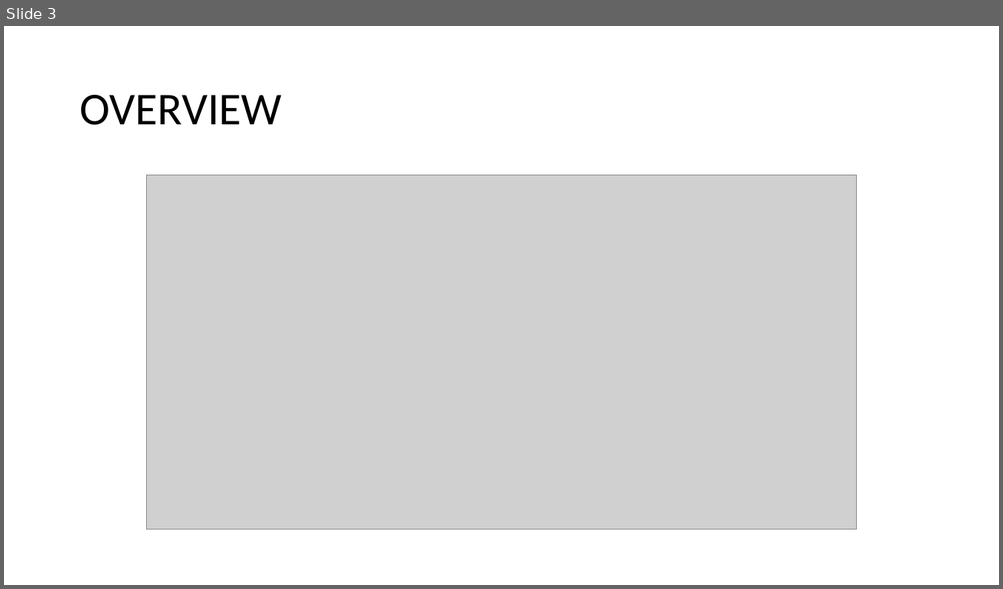
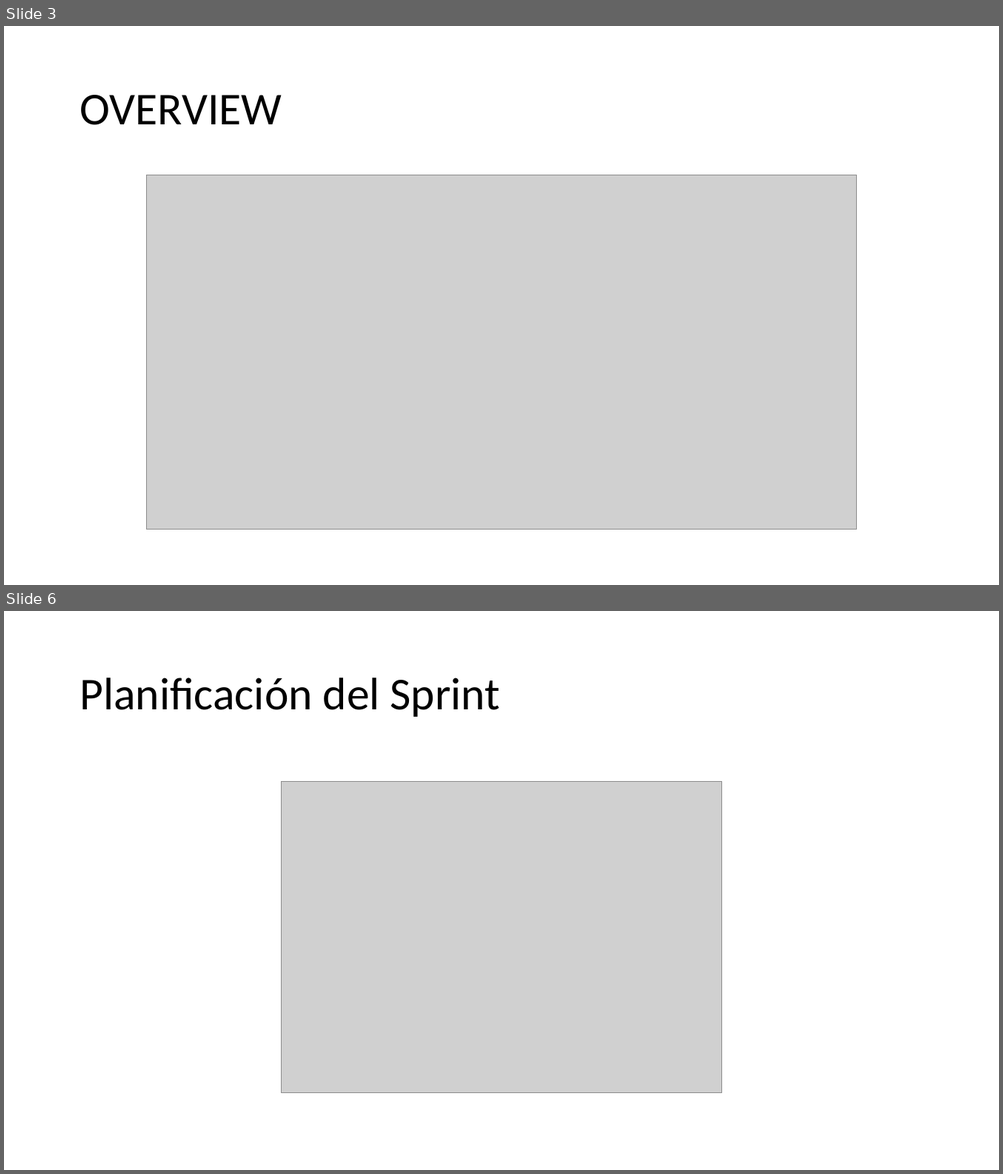
Before and after one commit to JavierMartinez127/Repositorio_Grupo2_ISW, a slide deck: Trabajos Conceptuales/TC_01/GRUPO2_TC_01_PECHA_CUCHA_FRAMEWORK_ESCALAR_SCRUM.pptx. Shown one above the other, each under a label of ours: slide 3 before the commit, slides 3 and 6 after it; the slides between them are not shown. The pictures are 1003x589 and 1003x1174 pixels, drawn with LibreOffice and Linux fonts; fonts in the diff are those of the drawing; grey boxes stand for pictures. Boxes give left, top, right and bottom in pixels: in the first picture for what was removed or moved away, otherwise in the second. Text is boxed around its words. In the diff, an @@ line names an element or a change of style, - is before the commit and + after.

```diff
--- a/Trabajos Conceptuales/TC_01/GRUPO2_TC_01_PECHA_CUCHA_FRAMEWORK_ESCALAR_SCRUM.pptx
+++ b/Trabajos Conceptuales/TC_01/GRUPO2_TC_01_PECHA_CUCHA_FRAMEWORK_ESCALAR_SCRUM.pptx
@@ slide 6 added at box(4, 611, 999, 1170), background #FFFFFF @@
@@ title added at box(79, 678, 501, 717), 44 pt, text #000000 @@
+Planificación del Sprint
@@ picture added at box(281, 782, 721, 1093) @@
```
Also in this commit, not shown: 7 other slides added, 1 slide removed, 2 other files.
